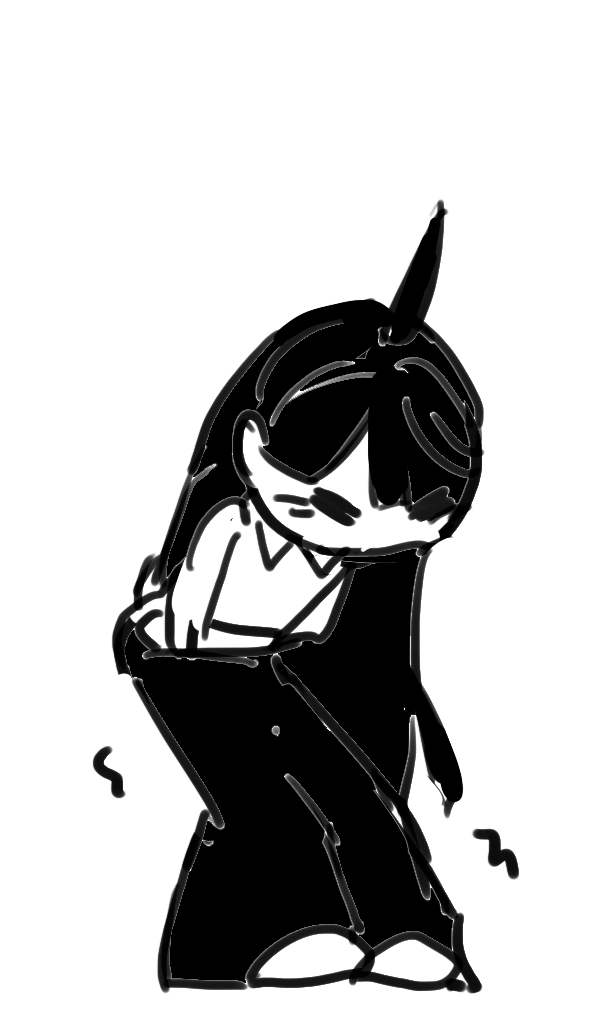
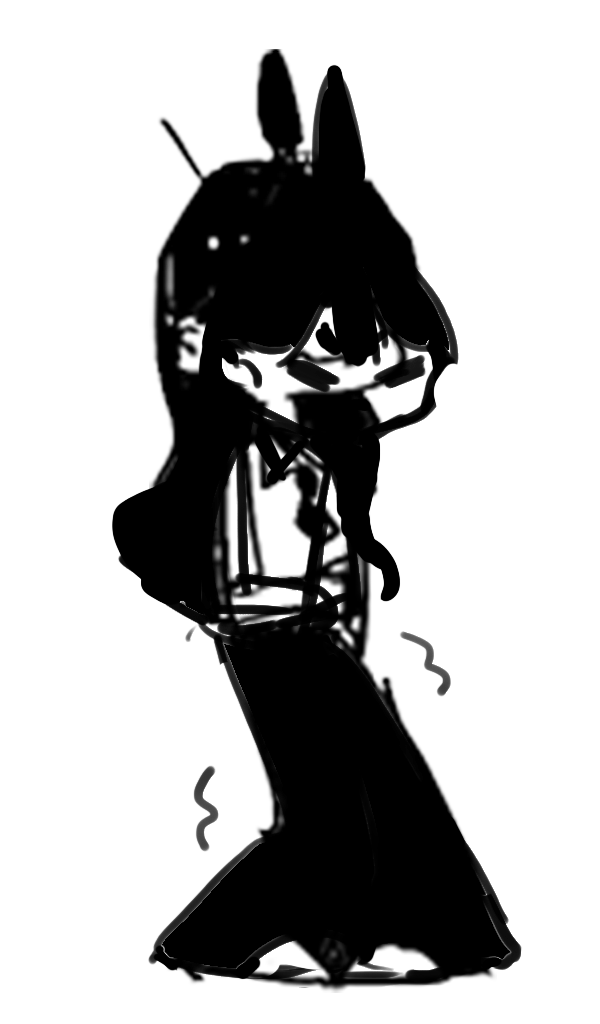
Before/after of a 600 x 1024 layered artwork. What changed in the layer stack:
hid group "shizu_fart_hard_0.png" (1 layers) over <box>92,198,521,995</box>
showed group "shizu_fart_medium_0.png" (1 layers) over <box>111,64,522,988</box>
showed group "shizu_idle_medium_1.png" (2 layers) over <box>149,49,497,995</box>